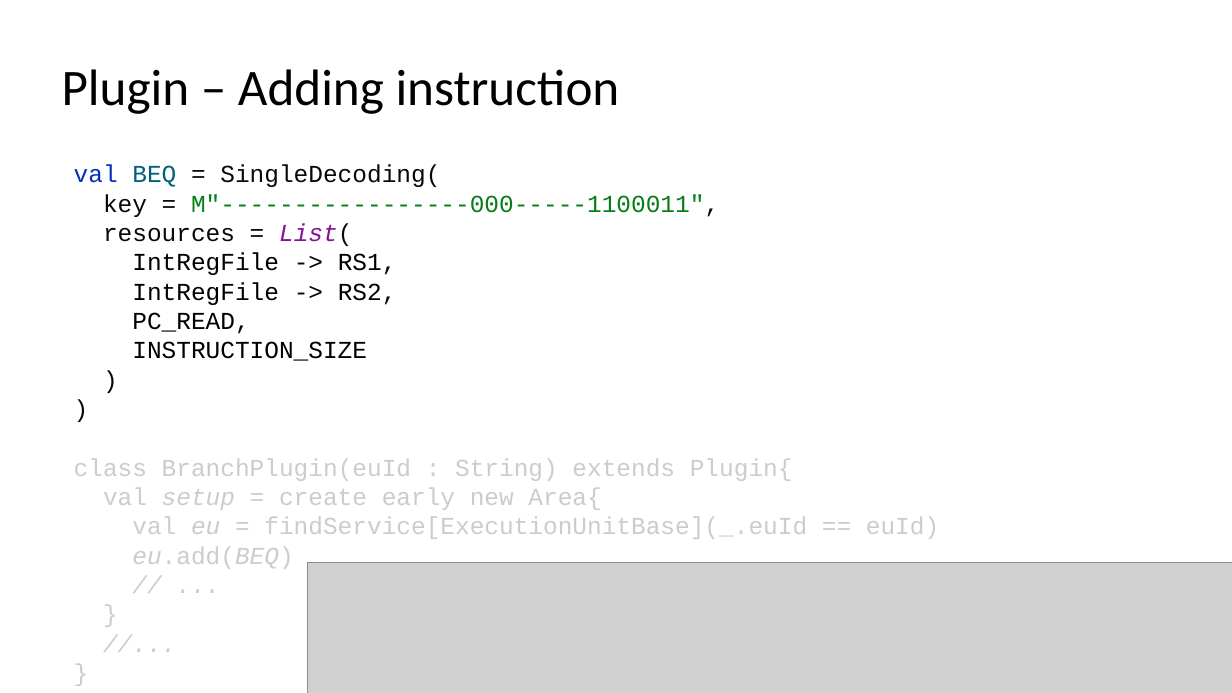
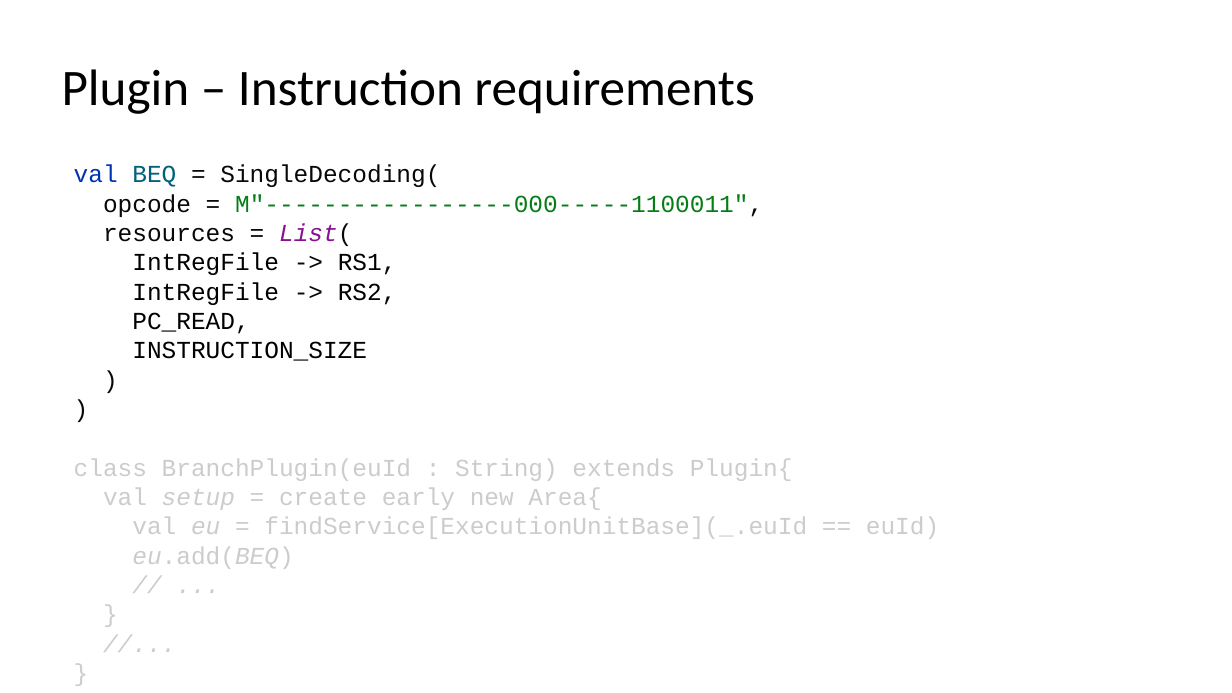
Before and after one commit to SpinalHDL/SpinalDoc, a slide deck: slide 32 of presentation/en/fsic_070722/fsic_070722.odp. Drawn at 1232x693 pixels with LibreOffice and Linux fonts; fonts in the diff are those of the drawing; grey boxes stand for pictures. Boxes give left, top, right and bottom in pixels: in the first picture for what was removed or moved away, otherwise in the second. Text is boxed around its words. In the diff, an @@ line names an element or a change of style, - is before the commit and + after.

```diff
--- a/presentation/en/fsic_070722/fsic_070722.odp
+++ b/presentation/en/fsic_070722/fsic_070722.odp
@@ title at (x1=62, y1=69, x2=755, y2=114): text changed @@
-Plugin – Adding instruction
+Plugin – Instruction requirements
@@ text at (x1=74, y1=164, x2=939, y2=569): text changed @@
-val BEQ = SingleDecoding(
-key = M"-----------------000-----1100011",
-resources = List(
-IntRegFile -> RS1,
-IntRegFile -> RS2,
-PC_READ,
-INSTRUCTION_SIZE
-)
-)
-class BranchPlugin(euId : String) extends Plugin{
-val setup = create early new Area{
-val eu = findService[ExecutionUnitBase](_.euId == euId)
-eu.add(BEQ)
-// ...
-}
-//...
-}
+val BEQ = SingleDecoding(
+opcode = M"-----------------000-----1100011",
+resources = List(
+IntRegFile -> RS1,
+IntRegFile -> RS2,
+PC_READ,
+INSTRUCTION_SIZE
+)
+)
+class BranchPlugin(euId : String) extends Plugin{
+val setup = create early new Area{
+val eu = findService[ExecutionUnitBase](_.euId == euId)
+eu.add(BEQ)
+// ...
+}
+//...
+}
@@ picture removed at (x1=308, y1=562, x2=1232, y2=693) @@
```
Also in this commit, not shown: 12 other slides changed, 4 slides added, 1 other file.
